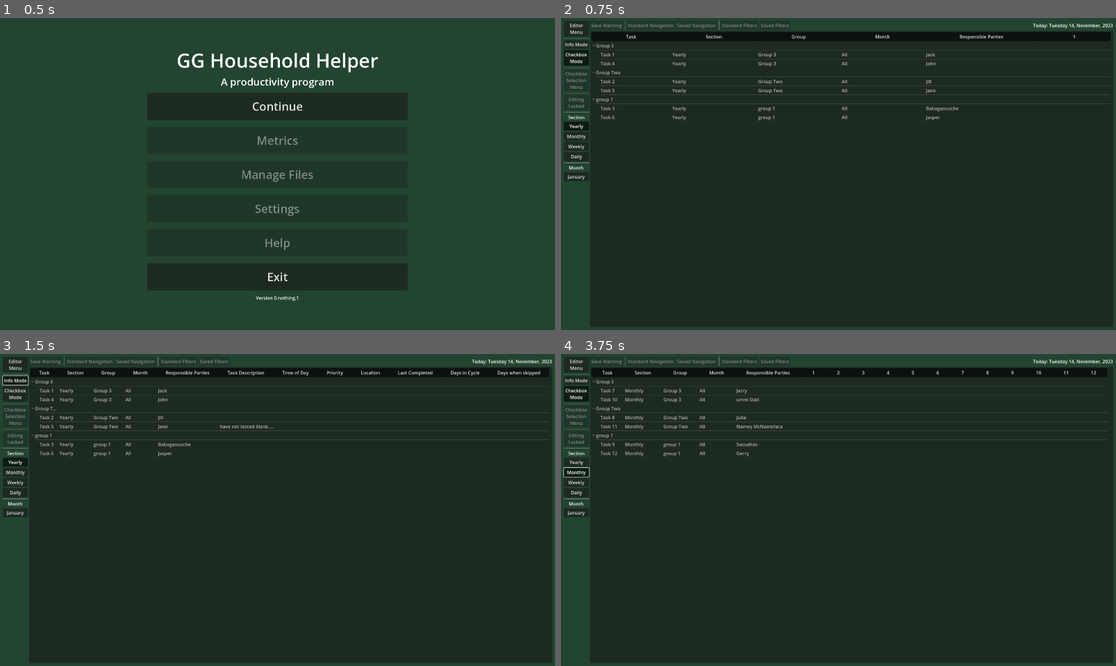
Above: before the commit, frames 1-4 (two rows, left to right).
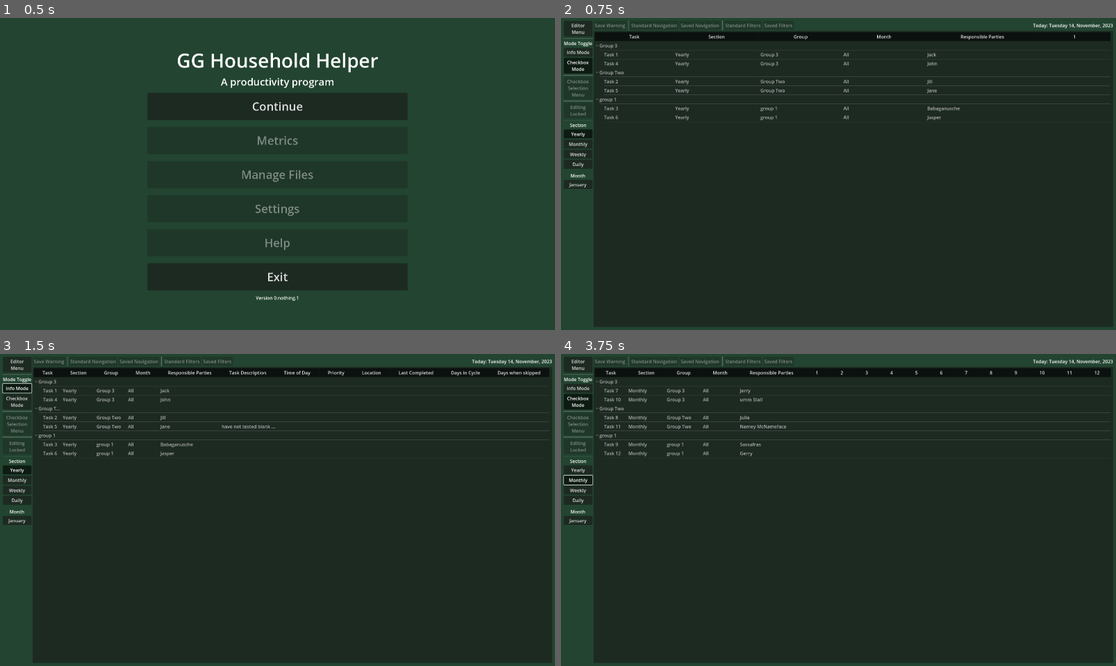
Above: after the commit, the same moments.

Repository: Phoenix-Greenleaf/GG-Household-Helper
Game: Godot game, scene res://scenes/screens/main_menu.tscn
Two runs of this game, one before a commit and one after it. Both use one fixed random seed, a clock stepped at 60 frames per second and the inputs below.
Inputs:
- Up to frame 1 (0.5 s): no input
- Up to frame 2 (0.75 s): click "Continue" at 0.5 s
- Up to frame 3 (1.5 s): click "Info Mode" at 1.25 s
- Up to frame 4 (3.75 s): click "Checkbox Mode" at 2 s; click "Yearly" at 2.75 s; click "Monthly" at 3.5 s

Frame 1 is identical in both runs. In frame 2, 2.7% of the frame differs, in the area x 0-93%, y 0-99%; in frame 3, 3.1%, in the area x 0-98%, y 0-99%; in frame 4, 3.0%.

Commit message:
Prototype of Checkbox Selection Menu
I am trying to make this menu button and its pop up using another scene. My hope is to either: have the popup not change the sidebar autosize, or to align a sneaky second copy of the menu button over the button for the same no-auto-resize-effect. Making a save for the safety of the Editor scene.

Diff:
--- /dev/null
+++ b/scenes/screens/checkbox_selection_menu.tscn
@@ -0,0 +1,228 @@
+[gd_scene format=3 uid="uid://c7tqndbd8llst"]
+
+[node name="CheckboxSelectionMenu" type="Control"]
+layout_mode = 3
+anchors_preset = 15
+anchor_right = 1.0
+anchor_bottom = 1.0
+grow_horizontal = 2
+grow_vertical = 2
+
+[node name="CurrentCheckboxPanelContainer" type="PanelContainer" parent="."]
+layout_mode = 2
+offset_right = 99.0
+offset_bottom = 148.0
+
+[node name="CurrentCheckboxMargin" type="MarginContainer" parent="CurrentCheckboxPanelContainer"]
+layout_mode = 2
+theme_override_constants/margin_left = 3
+theme_override_constants/margin_top = 3
+theme_override_constants/margin_right = 3
+theme_override_constants/margin_bottom = 3
+
+[node name="CurrentCheckboxVBox" type="VBoxContainer" parent="CurrentCheckboxPanelContainer/CurrentCheckboxMargin"]
+layout_mode = 2
+
+[node name="CurrentCheckboxLabel" type="Label" parent="CurrentCheckboxPanelContainer/CurrentCheckboxMargin/CurrentCheckboxVBox"]
+layout_mode = 2
+theme_override_font_sizes/font_size = 13
+text = "Current
+Checkbox"
+horizontal_alignment = 1
+
+[node name="CurrentCheckboxColorRect" type="ColorRect" parent="CurrentCheckboxPanelContainer/CurrentCheckboxMargin/CurrentCheckboxVBox"]
+custom_minimum_size = Vector2(40, 40)
+layout_mode = 2
+size_flags_horizontal = 4
+size_flags_vertical = 4
+
+[node name="CurrentCheckboxStatusLabel" type="Label" parent="CurrentCheckboxPanelContainer/CurrentCheckboxMargin/CurrentCheckboxVBox"]
+layout_mode = 2
+theme_override_font_sizes/font_size = 13
+text = "Current Status"
+horizontal_alignment = 1
+
+[node name="CurrentCheckboxProfileLabel" type="Label" parent="CurrentCheckboxPanelContainer/CurrentCheckboxMargin/CurrentCheckboxVBox"]
+layout_mode = 2
+theme_override_font_sizes/font_size = 13
+text = "Current Profile"
+horizontal_alignment = 1
+
+[node name="SelectionPopupPanelContainer" type="PanelContainer" parent="."]
+layout_mode = 2
+offset_left = 104.0
+offset_right = 370.0
+offset_bottom = 148.0
+
+[node name="SelectionPopupMargin" type="MarginContainer" parent="SelectionPopupPanelContainer"]
+layout_mode = 2
+theme_override_constants/margin_left = 3
+theme_override_constants/margin_top = 3
+theme_override_constants/margin_right = 3
+theme_override_constants/margin_bottom = 3
+
+[node name="SelectionPopupVBox" type="VBoxContainer" parent="SelectionPopupPanelContainer/SelectionPopupMargin"]
+layout_mode = 2
+
+[node name="SelectionPopupStatusHBox" type="HBoxContainer" parent="SelectionPopupPanelContainer/SelectionPopupMargin/SelectionPopupVBox"]
+layout_mode = 2
+size_flags_vertical = 3
+
+[node name="SelectionPopupStatusLabel" type="Label" parent="SelectionPopupPanelContainer/SelectionPopupMargin/SelectionPopupVBox/SelectionPopupStatusHBox"]
+layout_mode = 2
+theme_override_font_sizes/font_size = 13
+text = "Status"
+horizontal_alignment = 1
+
+[node name="Status1PanelContainer" type="PanelContainer" parent="SelectionPopupPanelContainer/SelectionPopupMargin/SelectionPopupVBox/SelectionPopupStatusHBox"]
+layout_mode = 2
+
+[node name="Status1VBox" type="VBoxContainer" parent="SelectionPopupPanelContainer/SelectionPopupMargin/SelectionPopupVBox/SelectionPopupStatusHBox/Status1PanelContainer"]
+layout_mode = 2
+
+[node name="Control" type="Control" parent="SelectionPopupPanelContainer/SelectionPopupMargin/SelectionPopupVBox/SelectionPopupStatusHBox/Status1PanelContainer/Status1VBox"]
+layout_mode = 2
+
+[node name="Status1ColorRect" type="ColorRect" parent="SelectionPopupPanelContainer/SelectionPopupMargin/SelectionPopupVBox/SelectionPopupStatusHBox/Status1PanelContainer/Status1VBox"]
+custom_minimum_size = Vector2(40, 40)
+layout_mode = 2
+size_flags_horizontal = 4
+size_flags_vertical = 4
+
+[node name="Status1Label" type="Label" parent="SelectionPopupPanelContainer/SelectionPopupMargin/SelectionPopupVBox/SelectionPopupStatusHBox/Status1PanelContainer/Status1VBox"]
+layout_mode = 2
+theme_override_font_sizes/font_size = 13
+text = "Status 1"
+horizontal_alignment = 1
+
+[node name="Status2PanelContainer" type="PanelContainer" parent="SelectionPopupPanelContainer/SelectionPopupMargin/SelectionPopupVBox/SelectionPopupStatusHBox"]
+layout_mode = 2
+
+[node name="Status2VBox" type="VBoxContainer" parent="SelectionPopupPanelContainer/SelectionPopupMargin/SelectionPopupVBox/SelectionPopupStatusHBox/Status2PanelContainer"]
+layout_mode = 2
+
+[node name="Control" type="Control" parent="SelectionPopupPanelContainer/SelectionPopupMargin/SelectionPopupVBox/SelectionPopupStatusHBox/Status2PanelContainer/Status2VBox"]
+layout_mode = 2
+
+[node name="Status2ColorRect" type="ColorRect" parent="SelectionPopupPanelContainer/SelectionPopupMargin/SelectionPopupVBox/SelectionPopupStatusHBox/Status2PanelContainer/Status2VBox"]
+custom_minimum_size = Vector2(40, 40)
+layout_mode = 2
+size_flags_horizontal = 4
+size_flags_vertical = 4
+
+[node name="Status2Label" type="Label" parent="SelectionPopupPanelContainer/SelectionPopupMargin/SelectionPopupVBox/SelectionPopupStatusHBox/Status2PanelContainer/Status2VBox"]
+layout_mode = 2
+theme_override_font_sizes/font_size = 13
+text = "Status 2"
+horizontal_alignment = 1
+
+[node name="Status3PanelContainer" type="PanelContainer" parent="SelectionPopupPanelContainer/SelectionPopupMargin/SelectionPopupVBox/SelectionPopupStatusHBox"]
+layout_mode = 2
+
+[node name="Status3VBox" type="VBoxContainer" parent="SelectionPopupPanelContainer/SelectionPopupMargin/SelectionPopupVBox/SelectionPopupStatusHBox/Status3PanelContainer"]
+layout_mode = 2
+
+[node name="Control" type="Control" parent="SelectionPopupPanelContainer/SelectionPopupMargin/SelectionPopupVBox/SelectionPopupStatusHBox/Status3PanelContainer/Status3VBox"]
+layout_mode = 2
+
+[node name="Status3ColorRect" type="ColorRect" parent="SelectionPopupPanelContainer/SelectionPopupMargin/SelectionPopupVBox/SelectionPopupStatusHBox/Status3PanelContainer/Status3VBox"]
+custom_minimum_size = Vector2(40, 40)
+layout_mode = 2
+size_flags_horizontal = 4
+size_flags_vertical = 4
+
+[node name="Status3Label" type="Label" parent="SelectionPopupPanelContainer/SelectionPopupMargin/SelectionPopupVBox/SelectionPopupStatusHBox/Status3PanelContainer/Status3VBox"]
+layout_mode = 2
+theme_override_font_sizes/font_size = 13
+text = "Status 3"
+horizontal_alignment = 1
+
+[node name="Status4PanelContainer" type="PanelContainer" parent="SelectionPopupPanelContainer/SelectionPopupMargin/SelectionPopupVBox/SelectionPopupStatusHBox"]
+layout_mode = 2
+
+[node name="Status4VBox" type="VBoxContainer" parent="SelectionPopupPanelContainer/SelectionPopupMargin/SelectionPopupVBox/SelectionPopupStatusHBox/Status4PanelContainer"]
+layout_mode = 2
+
+[node name="Control" type="Control" parent="SelectionPopupPanelContainer/SelectionPopupMargin/SelectionPopupVBox/SelectionPopupStatusHBox/Status4PanelContainer/Status4VBox"]
+layout_mode = 2
+
+[node name="Status4ColorRect" type="ColorRect" parent="SelectionPopupPanelContainer/SelectionPopupMargin/SelectionPopupVBox/SelectionPopupStatusHBox/Status4PanelContainer/Status4VBox"]
+custom_minimum_size = Vector2(40, 40)
+layout_mode = 2
+size_flags_horizontal = 4
+size_flags_vertical = 4
+
+[node name="Status4Label" type="Label" parent="SelectionPopupPanelContainer/SelectionPopupMargin/SelectionPopupVBox/SelectionPopupStatusHBox/Status4PanelContainer/Status4VBox"]
+layout_mode = 2
+theme_override_font_sizes/font_size = 13
+text = "Status 4"
+horizontal_alignment = 1
+
+[node name="SelectionPopupProfileHBox" type="HBoxContainer" parent="SelectionPopupPanelContainer/SelectionPopupMargin/SelectionPopupVBox"]
+layout_mode = 2
+size_flags_vertical = 3
+
+[node name="SelectionPopupProfileLabel" type="Label" parent="SelectionPopupPanelContainer/SelectionPopupMargin/SelectionPopupVBox/SelectionPopupProfileHBox"]
+layout_mode = 2
+theme_override_font_sizes/font_size = 13
+text = "Profile"
+horizontal_alignment = 1
+
+[node name="Profile1PanelContainer" type="PanelContainer" parent="SelectionPopupPanelContainer/SelectionPopupMargin/SelectionPopupVBox/SelectionPopupProfileHBox"]
+layout_mode = 2
+
+[node name="Profile1VBox" type="VBoxContainer" parent="SelectionPopupPanelContainer/SelectionPopupMargin/SelectionPopupVBox/SelectionPopupProfileHBox/Profile1PanelContainer"]
+layout_mode = 2
+
+[node name="Control" type="Control" parent="SelectionPopupPanelContainer/SelectionPopupMargin/SelectionPopupVBox/SelectionPopupProfileHBox/Profile1PanelContainer/Profile1VBox"]
+layout_mode = 2
+
+[node name="Profile1ColorRect" type="ColorRect" parent="SelectionPopupPanelContainer/SelectionPopupMargin/SelectionPopupVBox/SelectionPopupProfileHBox/Profile1PanelContainer/Profile1VBox"]
+custom_minimum_size = Vector2(40, 40)
+layout_mode = 2
+size_flags_horizontal = 4
+size_flags_vertical = 4
+
+[node name="Profile1Label" type="Label" parent="SelectionPopupPanelContainer/SelectionPopupMargin/SelectionPopupVBox/SelectionPopupProfileHBox/Profile1PanelContainer/Profile1VBox"]
+layout_mode = 2
+theme_override_font_sizes/font_size = 13
+text = "Profile 1"
+horizontal_alignment = 1
+
+[node name="Profile2PanelContainer" type="PanelContainer" parent="SelectionPopupPanelContainer/SelectionPopupMargin/SelectionPopupVBox/SelectionPopupProfileHBox"]
+layout_mode = 2
+
+[node name="Profile2VBox" type="VBoxContainer" parent="SelectionPopupPanelContainer/SelectionPopupMargin/SelectionPopupVBox/SelectionPopupProfileHBox/Profile2PanelContainer"]
+layout_mode = 2
+
+[node name="Control" type="Control" parent="SelectionPopupPanelContainer/SelectionPopupMargin/SelectionPopupVBox/SelectionPopupProfileHBox/Profile2PanelContainer/Profile2VBox"]
+layout_mode = 2
+
+[node name="Profile2ColorRect" type="ColorRect" parent="SelectionPopupPanelContainer/SelectionPopupMargin/SelectionPopupVBox/SelectionPopupProfileHBox/Profile2PanelContainer/Profile2VBox"]
+custom_minimum_size = Vector2(40, 40)
+layout_mode = 2
+size_flags_horizontal = 4
+size_flags_vertical = 4
+
+[node name="Profile2Label" type="Label" parent="SelectionPopupPanelContainer/SelectionPopupMargin/SelectionPopupVBox/SelectionPopupProfileHBox/Profile2PanelContainer/Profile2VBox"]
+layout_mode = 2
+theme_override_font_sizes/font_size = 13
+text = "Profile 2"
+horizontal_alignment = 1
+
+[node name="NewProfilePanelContainer" type="PanelContainer" parent="SelectionPopupPanelContainer/SelectionPopupMargin/SelectionPopupVBox/SelectionPopupProfileHBox"]
+layout_mode = 2
+
+[node name="NewProfileMargin" type="MarginContainer" parent="SelectionPopupPanelContainer/SelectionPopupMargin/SelectionPopupVBox/SelectionPopupProfileHBox/NewProfilePanelContainer"]
+layout_mode = 2
+theme_override_constants/margin_left = 3
+theme_override_constants/margin_top = 3
+theme_override_constants/margin_right = 3
+theme_override_constants/margin_bottom = 3
+
+[node name="NewProfileLabel" type="Label" parent="SelectionPopupPanelContainer/SelectionPopupMargin/SelectionPopupVBox/SelectionPopupProfileHBox/NewProfilePanelContainer/NewProfileMargin"]
+layout_mode = 2
+theme_override_font_sizes/font_size = 13
+text = "New
+Profile"
+horizontal_alignment = 1
--- a/scenes/screens/editor.tscn
+++ b/scenes/screens/editor.tscn
@@ -63,6 +63,11 @@
 
 [node name="HSeparator4" type="HSeparator" parent="MainMargin/MainHBox/SideMenuVBox"]
 layout_mode = 2
+
+[node name="EditorModeToggleLabel" type="Label" parent="MainMargin/MainHBox/SideMenuVBox"]
+layout_mode = 2
+text = "Mode Toggle"
+horizontal_alignment = 1
 
 [node name="InfoModeButton" type="Button" parent="MainMargin/MainHBox/SideMenuVBox"]
 layout_mode = 2
--- a/scripts/screens/editor.gd
+++ b/scripts/screens/editor.gd
@@ -2,7 +2,7 @@
 
 @onready var menu_button:= $MainMargin/MainHBox/SideMenuVBox/MenuButton as MenuButton
 @onready var current_date_label:= $MainMargin/MainHBox/NonSideVBox/TopMenuHBox/CurrentDateLabel as Label
-#@onready var current_section_button = 	$MainMargin/MainHBox/SideMenuVBox/YearlyButton
+
 
 var Weekday : Array = ["Sunday", "Monday", "Tuesday", "Wednesday", "Thursday", "Friday", "Saturday"]
 var Month : Array = ["Month Index", "January", "February", "March", "April", "May", "June", "July",
